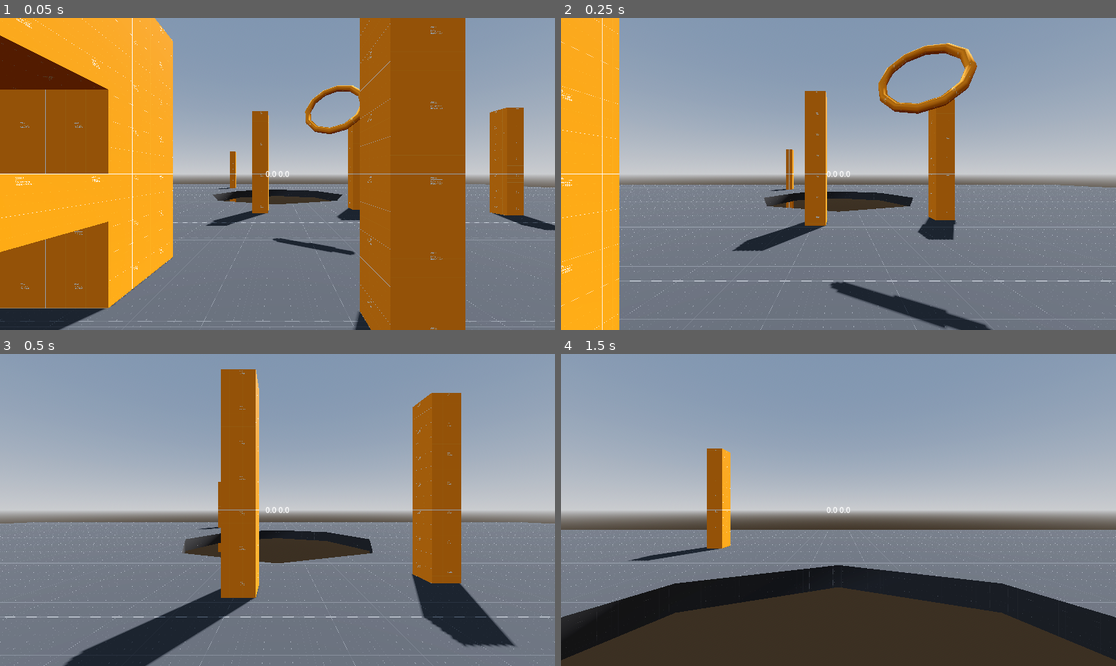
Above: before the commit, frames 1-4 (two rows, left to right).
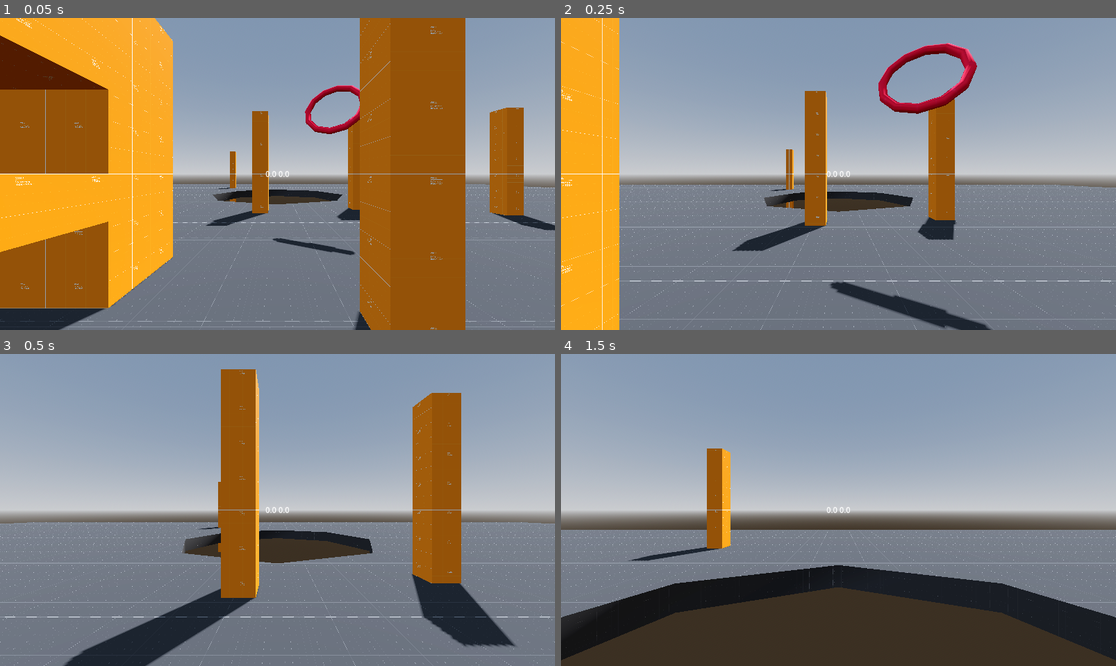
Above: after the commit, the same moments.

Repository: Dams4K/DroneGame
Game: Godot game, scene res://world.tscn
Two runs of this game, one before a commit and one after it. Both use one fixed random seed, a clock stepped at 60 frames per second and the inputs below.
Inputs (mouse positions are in pixels of both pictures, inside the frame that each line leads up to):
- Up to frame 1 (0.05 s): no input
- Up to frame 2 (0.25 s): no input
- Up to frame 3 (0.5 s): no input
- Up to frame 4 (1.5 s): move the mouse to (960, 494) at 0.52 s; click (960, 494) at 0.67 s; drag from (727, 525) to (810, 572) at 1.27 s

The runs differ from the first frame. In frame 1, 0.5% of the frame differs, in the area x 54-67%, y 21-98%; in frame 2, 1.3%, in the area x 57-75%, y 8-31%; in frame 3, nothing differs; in frame 4, nothing differs.
Error in both runs: Attempt to call function 'null::null (Callable)' on a null instance. (res://player/control/drone_controls.gd:37)

Commit message:
red torus

Diff:
--- /dev/null
+++ b/assets/materials/torus.tres
@@ -0,0 +1,7 @@
+[gd_resource type="StandardMaterial3D" load_steps=2 format=3 uid="uid://hps8ren00kjk"]
+
+[ext_resource type="Texture2D" uid="uid://bsjtql6glocja" path="res://assets/protos/Red/texture_01.png" id="1_bodgj"]
+
+[resource]
+albedo_texture = ExtResource("1_bodgj")
+uv1_triplanar = true
--- a/player/drone.gd
+++ b/player/drone.gd
@@ -6,6 +6,9 @@
 
 @export var CAMERA_MAX_ROTATION_X = 0.15
 @export var CAMERA_MAX_ROTATION_Z = 0.05
+
+@export var CAMERA_ROTATION_X_SPEED = 2.0
+@export var CAMERA_ROTATION_X_RESET_SPEED = 0.7
 
 @onready var drone_controls: Node = $DroneControls
 
@@ -26,7 +29,11 @@
 	velocity.y = inverted * y_move * Y_SPEED
 	rotation.y += y_rotation * ROTATE_SPEED * delta
 
-	camera_3d.rotation.x = clamp(camera_3d.rotation.x + inverted * y_move * delta, -CAMERA_MAX_ROTATION_X, CAMERA_MAX_ROTATION_X)
+	if abs(y_move) > 1:
+		#camera_3d.rotation.x = clamp(camera_3d.rotation.x + inverted * y_move * delta, -CAMERA_MAX_ROTATION_X, CAMERA_MAX_ROTATION_X)
+		camera_3d.rotation.x = move_toward(camera_3d.rotation.x, inverted * sign(y_move) * CAMERA_MAX_ROTATION_X, delta * CAMERA_ROTATION_X_SPEED)
+	else:
+		camera_3d.rotation.x = move_toward(camera_3d.rotation.x, 0.0, delta * CAMERA_ROTATION_X_RESET_SPEED)
 	camera_3d.rotation.z = clamp(y_rotation * delta, -CAMERA_MAX_ROTATION_Z, CAMERA_MAX_ROTATION_Z)
 
 	move_and_slide()
--- a/world.tscn
+++ b/world.tscn
@@ -1,6 +1,7 @@
-[gd_scene load_steps=7 format=3 uid="uid://deh7won5fdi5o"]
+[gd_scene load_steps=8 format=3 uid="uid://deh7won5fdi5o"]
 
 [ext_resource type="Material" uid="uid://c4wmdw8jf28on" path="res://assets/materials/ground_proto.tres" id="1_fj7yv"]
+[ext_resource type="Material" uid="uid://hps8ren00kjk" path="res://assets/materials/torus.tres" id="2_aqk2v"]
 [ext_resource type="Material" uid="uid://270ab8th2jvj" path="res://assets/materials/pilar_proto.tres" id="2_tlwt5"]
 [ext_resource type="PackedScene" uid="uid://dypswuqyq1t7" path="res://player/drone.tscn" id="3_tlwt5"]
 
@@ -25,7 +26,8 @@
 MOVE_SPEED = 16.0
 ROTATE_SPEED = 2.5
 CAMERA_MAX_ROTATION_X = 0.4
-CAMERA_MAX_ROTATION_Z = 0.15
+CAMERA_MAX_ROTATION_Z = 0.2
+CAMERA_ROTATION_X_RESET_SPEED = 0.9
 
 [node name="WorldEnvironment" type="WorldEnvironment" parent="."]
 environment = SubResource("Environment_036b0")
@@ -41,7 +43,7 @@
 outer_radius = 1.5
 sides = 12
 ring_sides = 10
-material = ExtResource("2_tlwt5")
+material = ExtResource("2_aqk2v")
 
 [node name="CSGTorus3D2" type="CSGTorus3D" parent="."]
 transform = Transform3D(-0.866024, -0.433016, 0.250001, 0.32935, -0.117817, 0.936829, -0.376207, 0.893653, 0.244646, 10.7484, 5.17983, -3.6771)
@@ -50,7 +52,7 @@
 outer_radius = 1.5
 sides = 12
 ring_sides = 10
-material = ExtResource("2_tlwt5")
+material = ExtResource("2_aqk2v")
 
 [node name="CSGTorus3D3" type="CSGTorus3D" parent="."]
 transform = Transform3D(-0.866024, -0.433016, 0.250001, 0.0269999, 0.458769, 0.888145, -0.499274, 0.775905, -0.385614, 2.74844, 6.17983, -10.6771)
@@ -59,7 +61,7 @@
 outer_radius = 1.5
 sides = 12
 ring_sides = 10
-material = ExtResource("2_tlwt5")
+material = ExtResource("2_aqk2v")
 
 [node name="Ground" type="CSGBox3D" parent="."]
 use_collision = true
